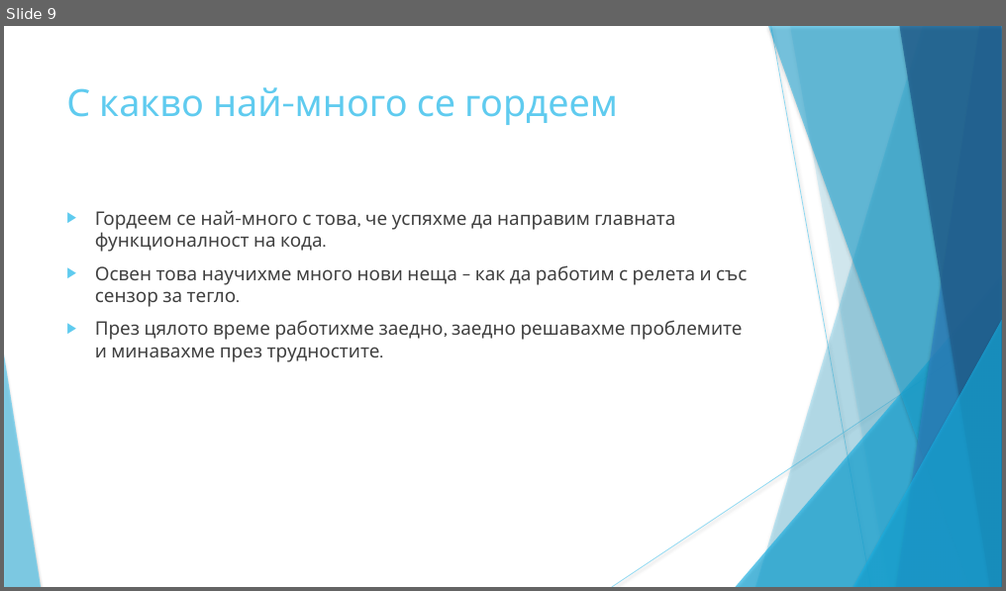
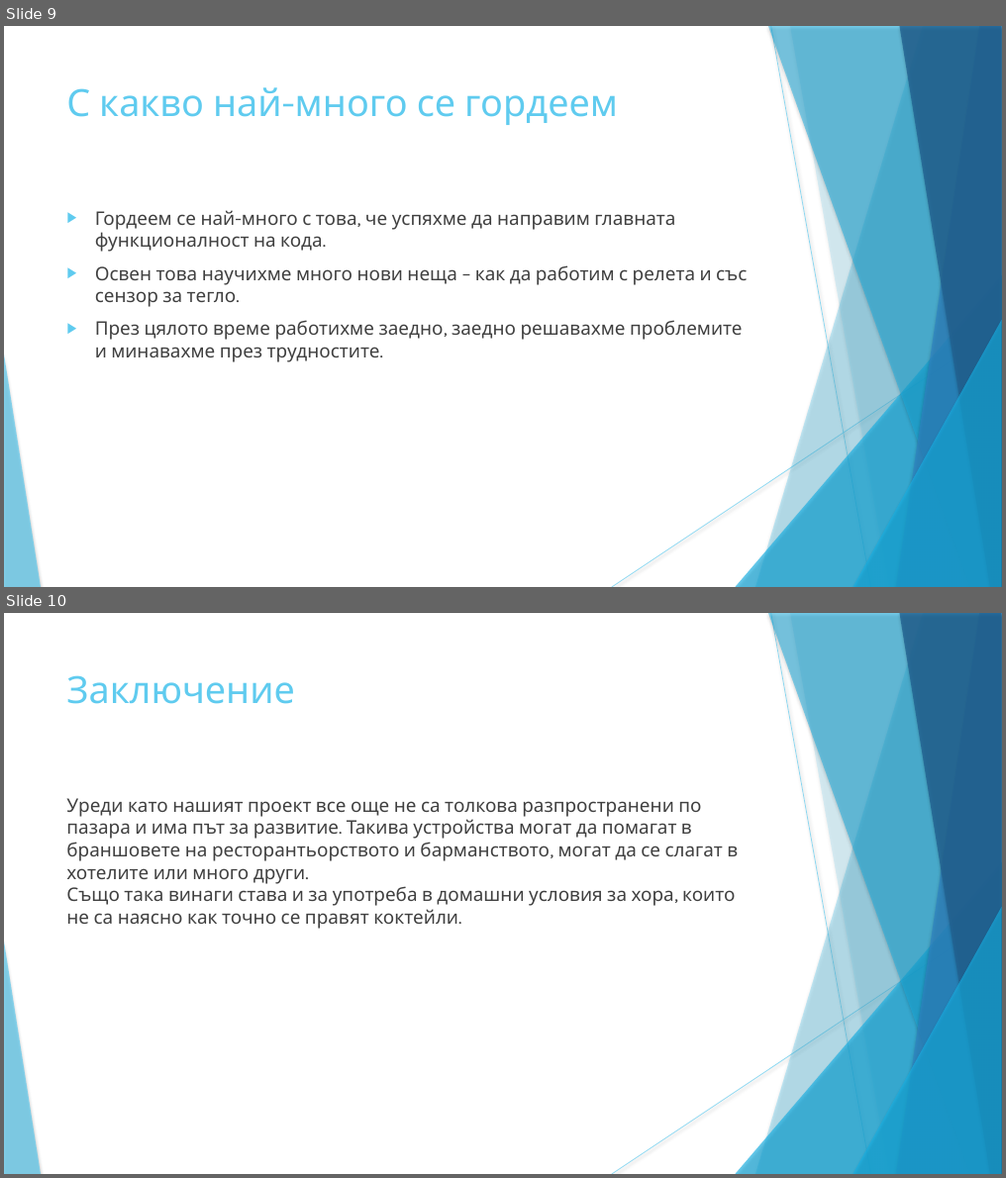
Before and after one commit to Vladikolev0321/Coctail-machine, a slide deck: презентация.pptx. Shown one above the other, each under a label of ours: slide 9 before the commit, slides 9 and 10 after it. The pictures are 1006x591 and 1006x1178 pixels, drawn with LibreOffice and Linux fonts; fonts in the diff are those of the drawing. Boxes give left, top, right and bottom in pixels: in the first picture for what was removed or moved away, otherwise in the second. Text is boxed around its words. In the diff, an @@ line names an element or a change of style, - is before the commit and + after.

```diff
--- a/презентация.pptx
+++ b/презентация.pptx
@@ slide 10 added at bbox=[4, 613, 1002, 1174], background #FFFFFF; not listed: 10 template elements that a slide beside it also shows @@
@@ text added at bbox=[66, 675, 295, 704], 36 pt, text #5FCBEF @@
+Заключение
@@ text added at bbox=[66, 798, 738, 929], 18 pt, text #404040 @@
+Уреди като нашият проект все още не са толкова разпространени по пазара и има път за развитие. Такива устройства могат да помагат в браншовете на ресторантьорството и барманството, могат да се слагат в хотелите или много други.
+Също така винаги става и за употреба в домашни условия за хора, които не са наясно как точно се правят коктейли.
```
Also in this commit, not shown: 9 other slides changed, 1 other file.
